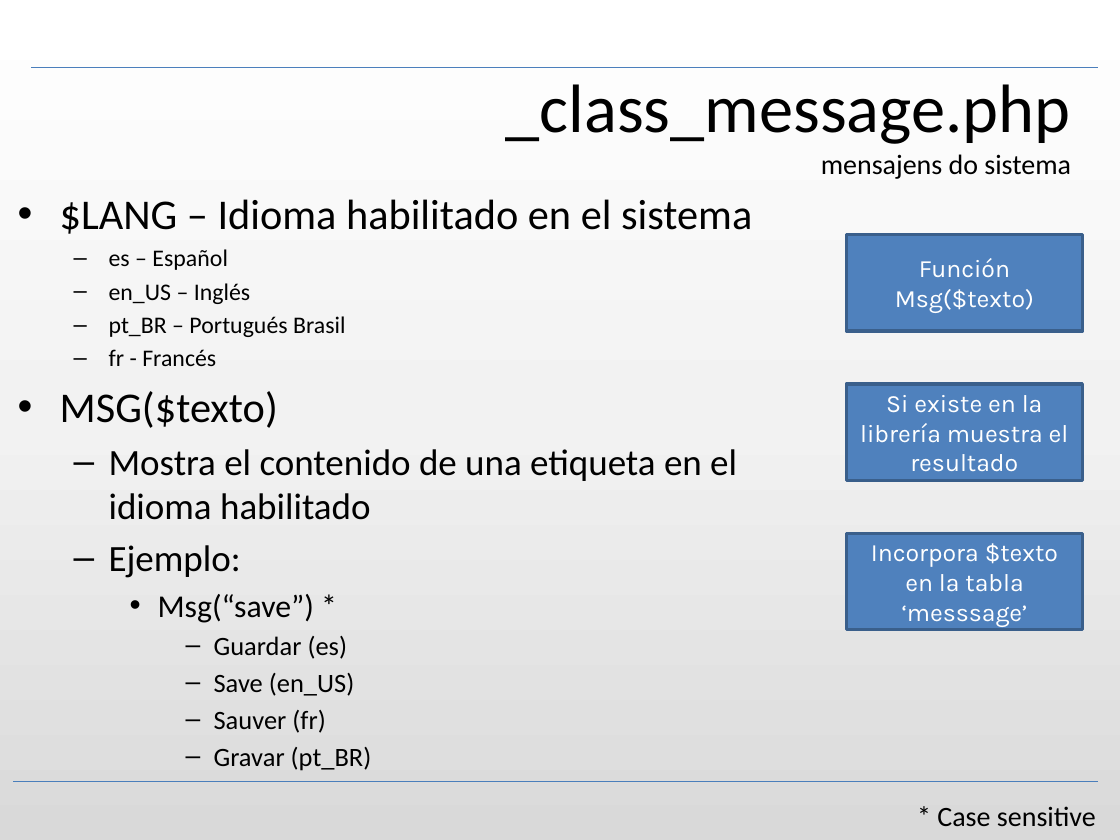
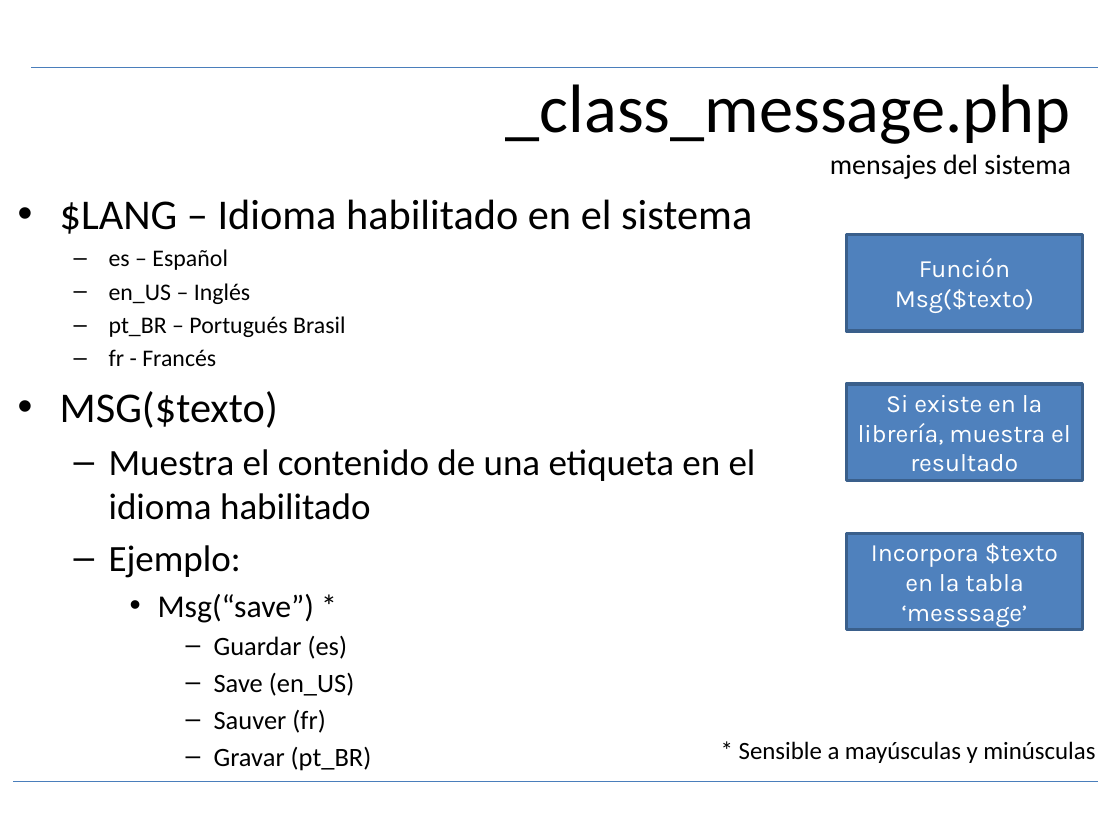
Before and after one commit to bireme/proethos, a slide deck: slide 18 of _documents/presentation/ProEthos - es_ES - v0.14.52.pptx. Drawn at 1120x840 pixels with LibreOffice and Linux fonts; fonts in the diff are those of the drawing; background and template pictures are left out. Boxes give left, top, right and bottom in pixels: in the first picture for what was removed or moved away, otherwise in the second. Text is boxed around its words. In the diff, an @@ line names an element or a change of style, - is before the commit and + after.

```diff
--- a/_documents/presentation/ProEthos - es_ES - v0.14.52.pptx
+++ b/_documents/presentation/ProEthos - es_ES - v0.14.52.pptx
@@ background gradient #FFFFFF to #F2F2F2 to #D9D9D9 to #FFFFFF @@
@@ text at (x1=506, y1=84, x2=1071, y2=179): text changed @@
-_class_message.php
-mensajens do sistema
+_class_message.php
+mensajes del sistema
@@ text in rectangle at (x1=858, y1=395, x2=1071, y2=472): text changed @@
-Si existe en la librería muestra el resultado
+Si existe en la librería, muestra el resultado
@@ text at (x1=109, y1=449, x2=756, y2=520): text changed @@
-  – Mostra el contenido de una etiqueta en el idioma habilitado
+  – Muestra el contenido de una etiqueta en el idioma habilitado
@@ text at (x1=739, y1=741, x2=1095, y2=763): text changed; size 18 to 16 pt @@
-* Case sensitive
+* Sensible a mayúsculas y minúsculas
```
Also in this commit, not shown: 33 other slides changed, 3 other files.
